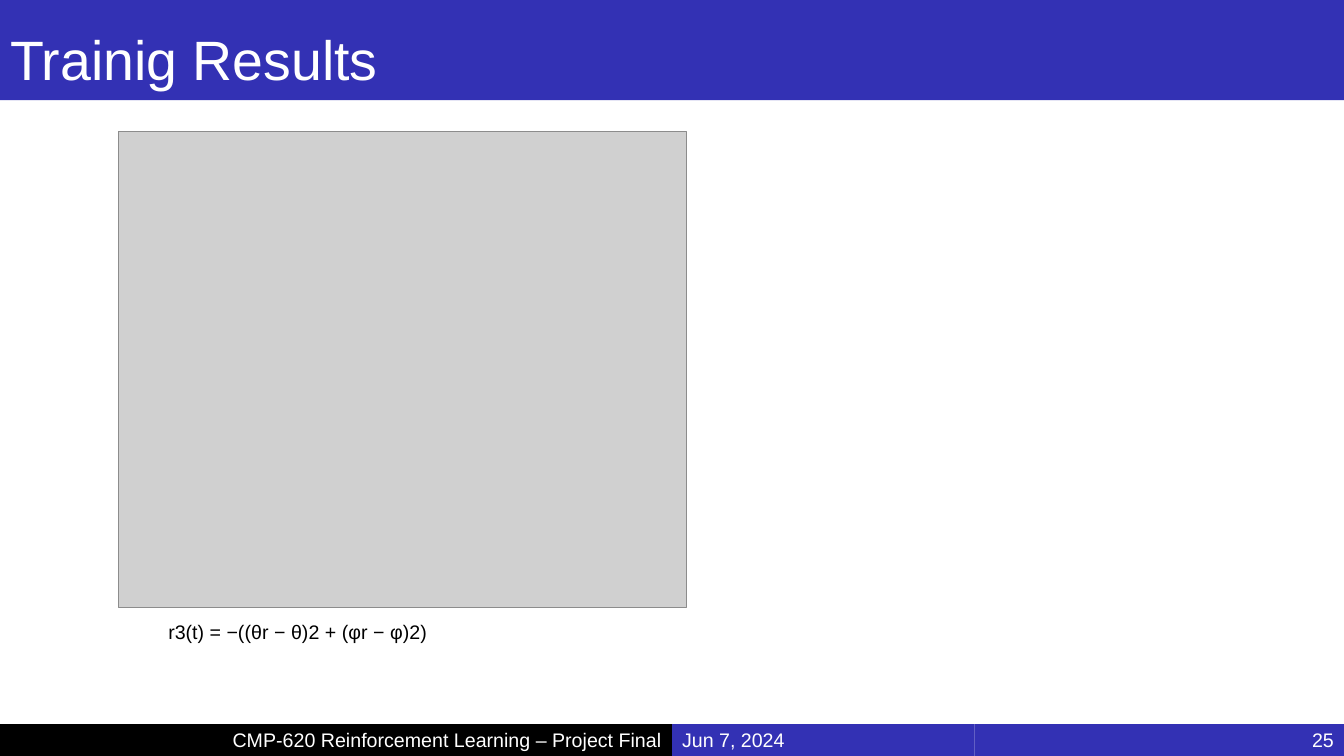
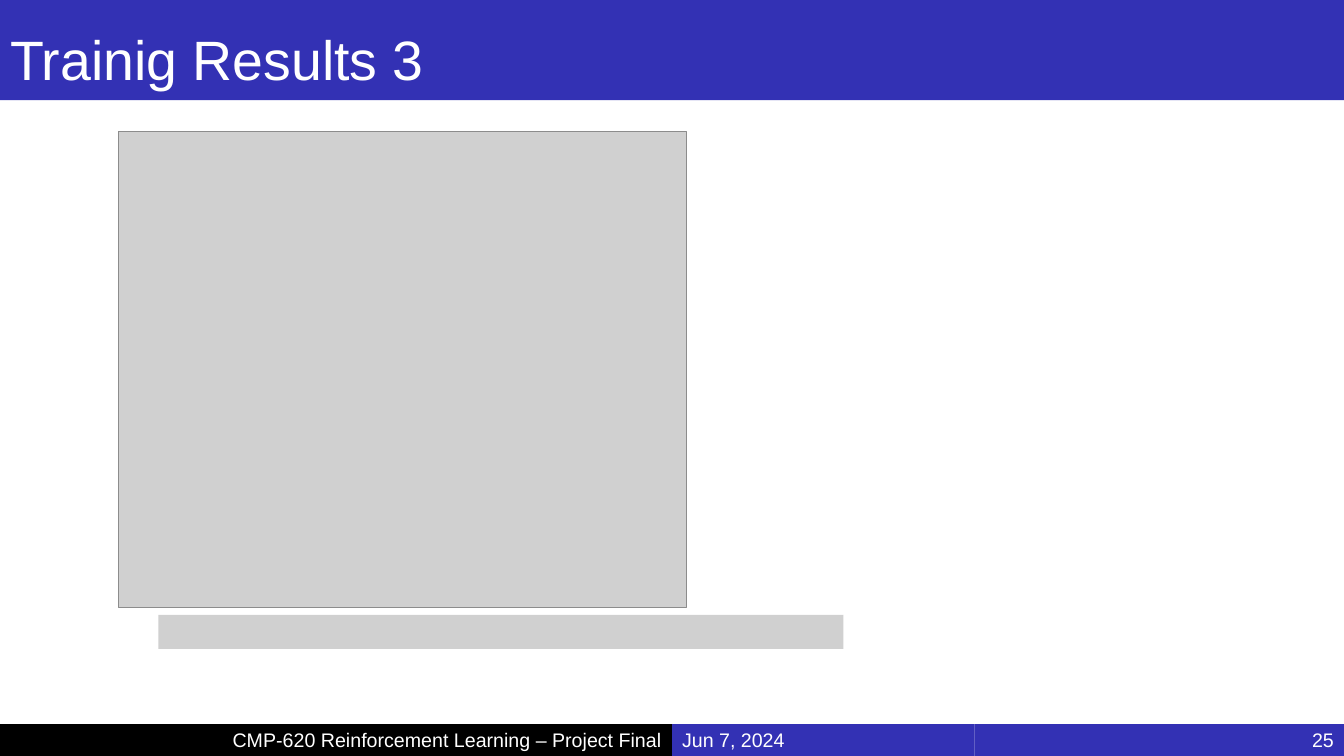
Before and after one commit to MucahidRidvanKaplan/ParrotQuadcopterRL, a slide deck: slide 25 of Presentations/Project_Final.pptx. Drawn at 1344x756 pixels with LibreOffice and Linux fonts; fonts in the diff are those of the drawing; grey boxes stand for pictures; background and template pictures are left out. Boxes give left, top, right and bottom in pixels: in the first picture for what was removed or moved away, otherwise in the second. Text is boxed around its words. In the diff, an @@ line names an element or a change of style, - is before the commit and + after.

```diff
--- a/Presentations/Project_Final.pptx
+++ b/Presentations/Project_Final.pptx
@@ title at bbox=[10, 40, 424, 90]: text changed @@
-Trainig Results
+Trainig Results 3
@@ picture added at bbox=[158, 615, 844, 649] @@
@@ text removed at bbox=[168, 624, 427, 643] @@
-r3(t) = −((θr − θ)2 + (φr − φ)2)
```
Also in this commit, not shown: 3 other slides changed, 2 other files.
